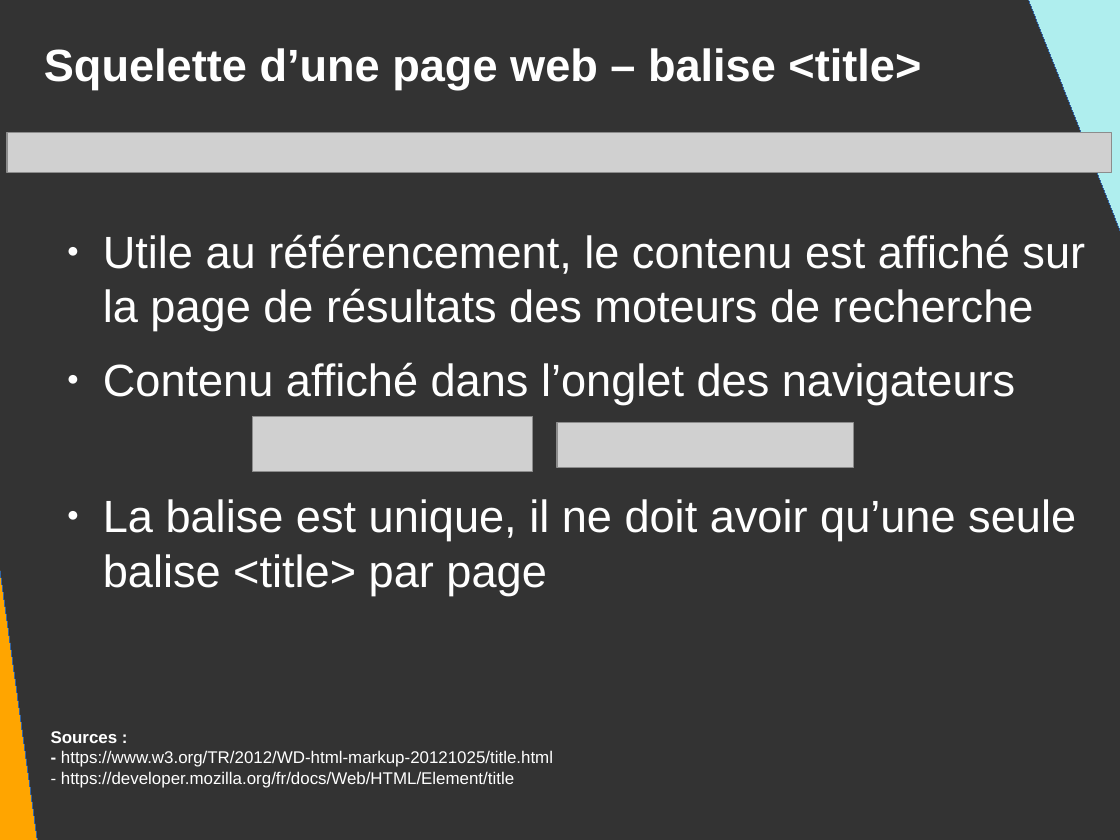
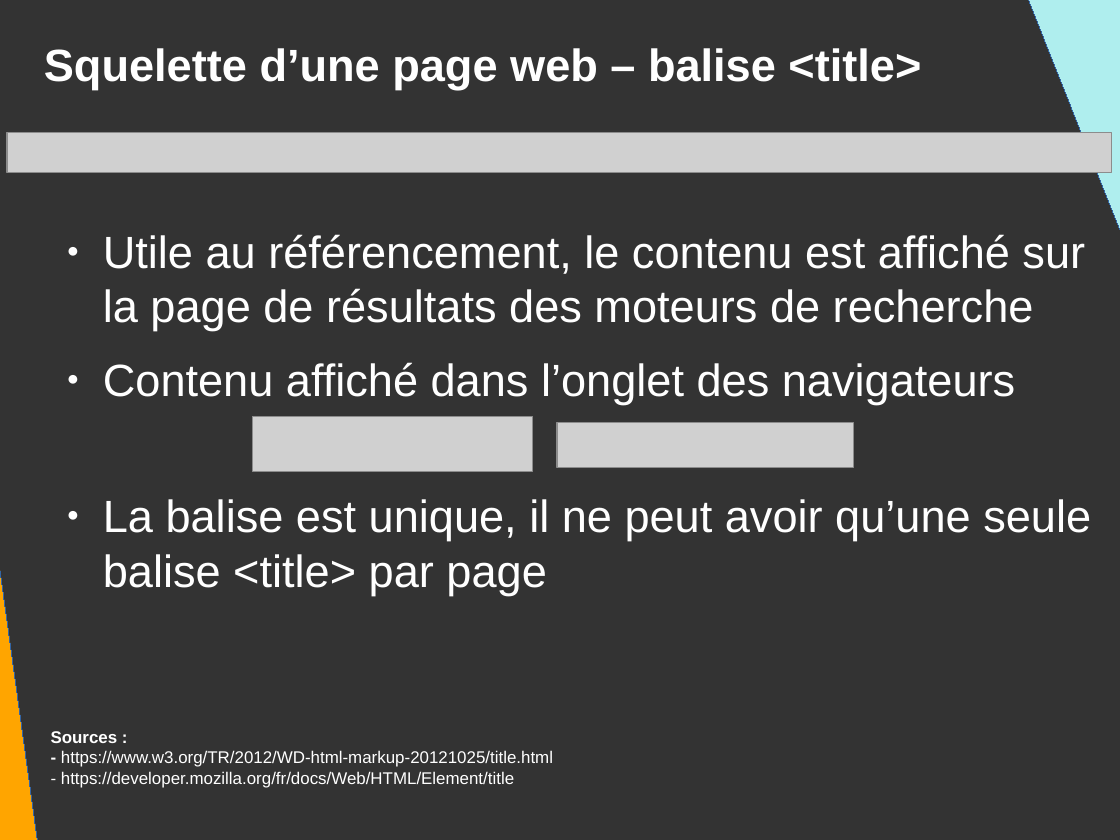
Before and after one commit to DanYellow/presentations, a slide deck: slide 23 of mmi/html/travaux-pratiques/numero-1/presentation.odp. Drawn at 1120x840 pixels with LibreOffice and Linux fonts; fonts in the diff are those of the drawing; grey boxes stand for pictures. Boxes give left, top, right and bottom in pixels: in the first picture for what was removed or moved away, otherwise in the second. Text is boxed around its words. In the diff, an @@ line names an element or a change of style, - is before the commit and + after.

```diff
--- a/mmi/html/travaux-pratiques/numero-1/presentation.odp
+++ b/mmi/html/travaux-pratiques/numero-1/presentation.odp
@@ text at bbox=[103, 499, 1091, 595]: text changed @@
-● La balise est unique, il ne doit avoir qu’une seule balise <title> par page
+● La balise est unique, il ne peut avoir qu’une seule balise <title> par page
```
Also in this commit, not shown: 41 other slides changed, 2 slides added, 1 slide removed, 5 other files.
